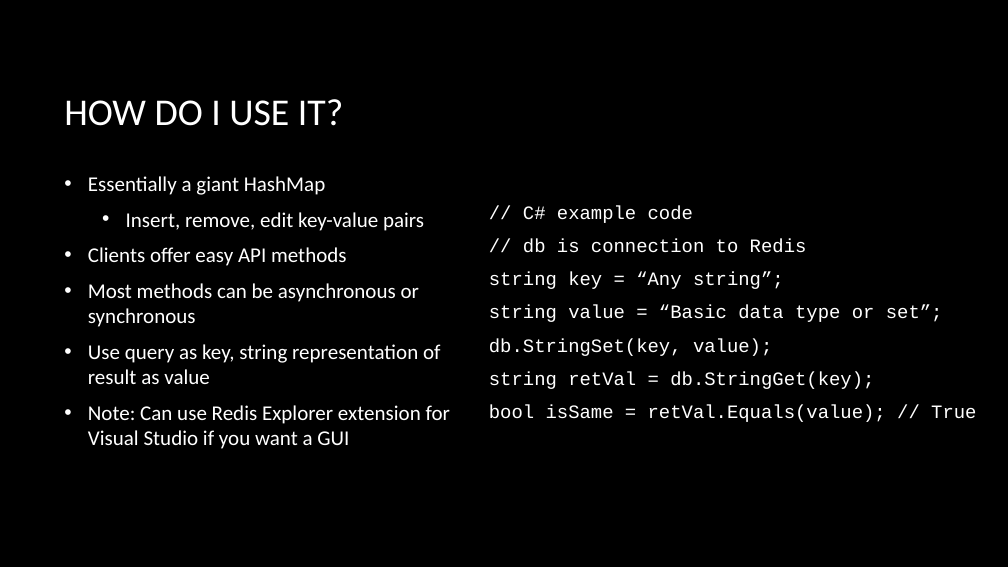
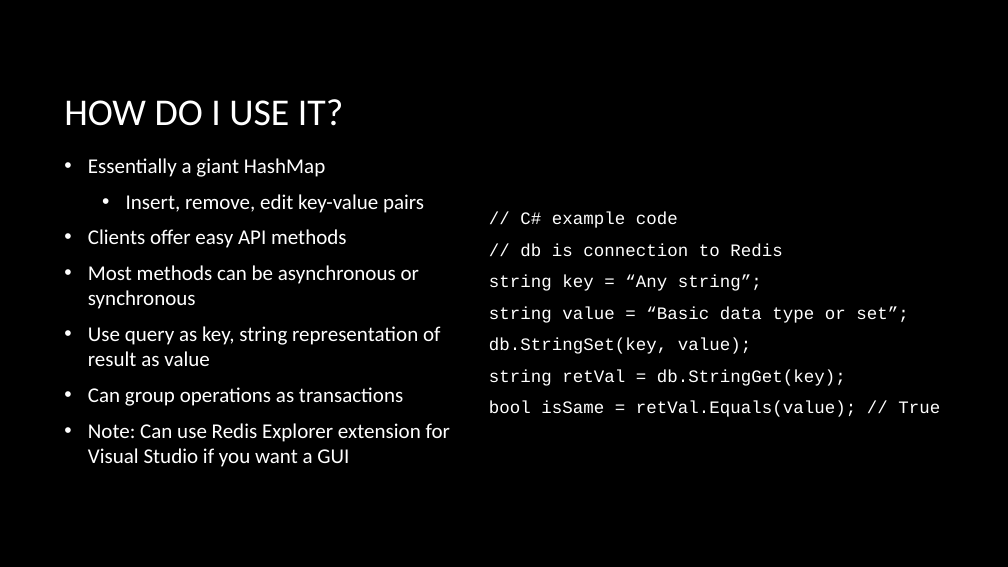
Before and after one commit to zoldham/Redis-Intro, a slide deck: slide 5 of Presenters/Presentation.pptx. Drawn at 1008x567 pixels with LibreOffice and Linux fonts; fonts in the diff are those of the drawing; background and template pictures are left out. Boxes give left, top, right and bottom in pixels: in the first picture for what was removed or moved away, otherwise in the second. Text is boxed around its words. In the diff, an @@ line names an element or a change of style, - is before the commit and + after.

```diff
--- a/Presenters/Presentation.pptx
+++ b/Presenters/Presentation.pptx
@@ text "// C# example code" at (x1=489, y1=212, x2=940, y2=417): size 18 to 16.6 pt @@
@@ text at (x1=88, y1=387, x2=403, y2=406): paragraph added @@
+• Can group operations as transactions
```
Also in this commit, not shown: 2 other slides changed, 3 other files.
